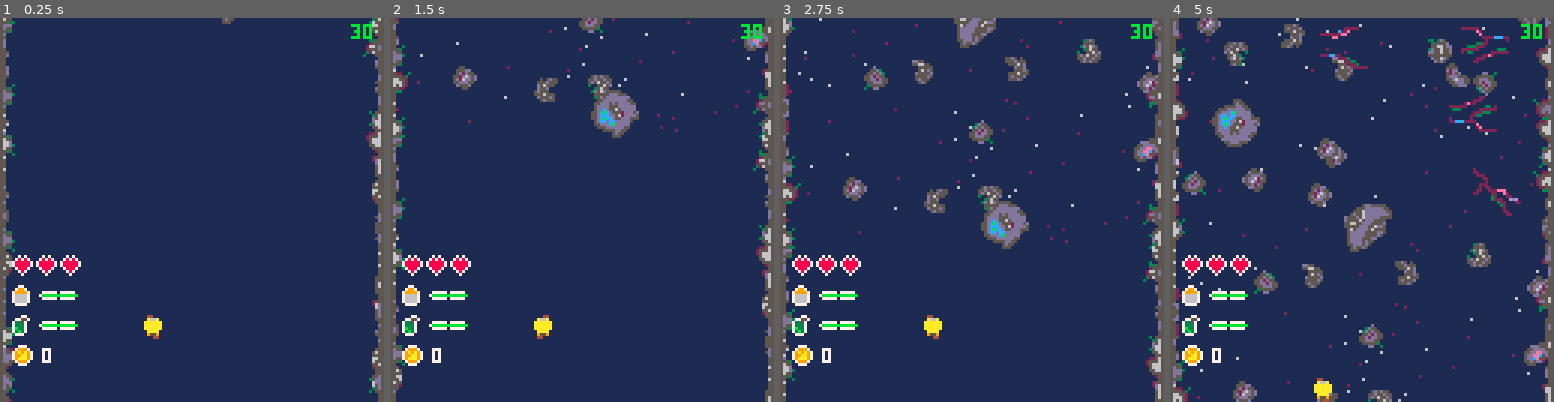
Above: before the commit, frames 1-4 (left to right).
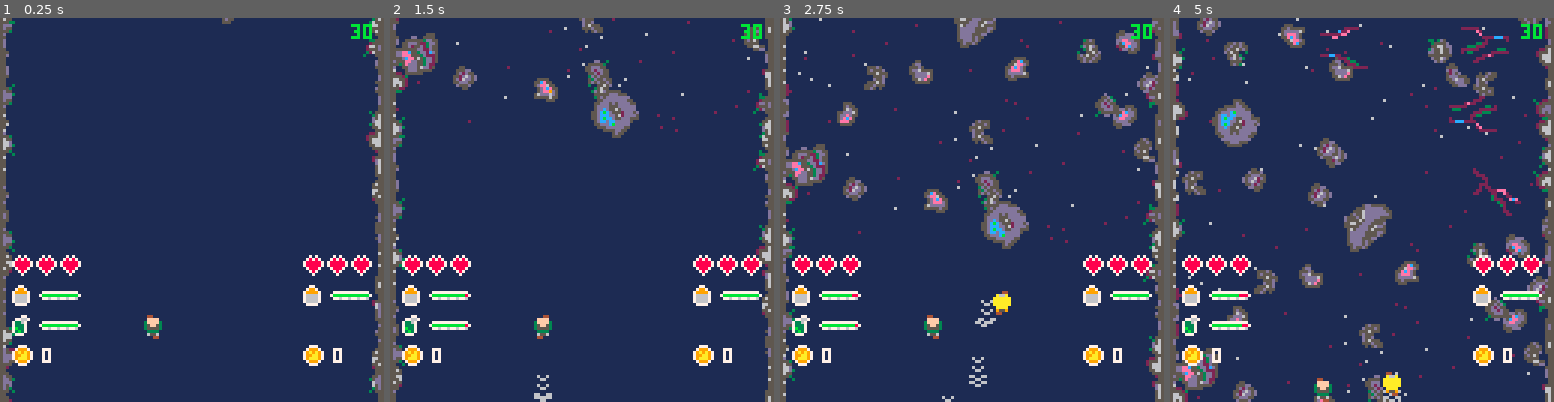
Above: after the commit, the same moments.

Repository: Mister-Oatbread/pico8_drg_game
Game: PICO-8 cartridge drg.p8
Two runs of this game, one before a commit and one after it. Both use one fixed random seed, a clock stepped at 60 frames per second and the inputs below.
Inputs:
- Up to frame 1 (0.25 s): no input
- Up to frame 2 (1.5 s): tap X (X key) at 0.33, 1.07 s; tap O (Z key) at 0.7 s
- Up to frame 3 (2.75 s): hold Right 1.6-2.1 s; tap O (Z key) at 1.7, 2.1, 2.5 s; tap X (X key) at 1.85 s; hold Up 2.15-2.42 s; hold Right from 2.47 s (still down)
- Up to frame 4 (5 s): tap O (Z key) every 0.4 s from 2.9 to 4.9 s; tap X (X key) at 2.97, 4.08 s; release Right at 3.03 s; hold Left 3.08-3.58 s; hold Down 3.63-3.97 s; hold Right 4.02-4.68 s; hold Up from 4.73 s (still down)

The runs differ from the first frame. In frame 1, 1.6% of the frame differs, in the area x 5-97%, y 61-91%; in frame 2, 3.5%; in frame 3, 5.9%; in frame 4, 6.2%, in the area x 0-99%, y 1-100%.

Commit message:
added controls for second player, still jank

Diff:
--- a/build.lua
+++ b/build.lua
@@ -840,6 +840,7 @@
 end
 function _update()
 difficulty=2
+coop=true
 points=0
 resource_spawn_rate=.01
 game_status="playing"
@@ -860,6 +861,7 @@
 resources.update()
 map.update()
 player_1.update()
+if coop then player_2.update() end
 game_logic.update()
 performance_monitor.register_load()
 end
@@ -873,9 +875,11 @@
 resources.draw()
 projectiles.draw()
 player_1.draw()
+if coop then player_2.draw() end
 map.draw_vines()
 map.draw_super_wall()
 hud.draw(player_1)
+if coop then hud.draw(player_2) end
 performance_monitor.register_load()
 performance_monitor.print_current()
 end
@@ -1106,16 +1110,16 @@
 rns=false}
 local was_mining=false
 local mined_since=0
-local playing_drill_sound
+local playing={drill_sound=false,gun_sound=false}
 local moving_frame=0
 local points=0
-local ammo=number==1 and 25 or 50
+local ammo=number==1 and 25 or 100
 local fuel=number==1 and 150 or 0
-local max_ammo=number==1 and 25 or 50
+local max_ammo=number==1 and 25 or 100
 local max_fuel=number==1 and 150 or 0
 local shots_fired=false
 local shot_delay_counter=0
-local max_shot_delay=3
+local max_shot_delay=number==1 and 3 or 1
 local health=3
 local max_health=3
 local is_hit=false
@@ -1131,13 +1135,14 @@
 add(collision_points.top,{x=0,y=0})
 end
 local function fetch_inputs()
-is.moving.up=btn(2,number)
-is.moving.down=btn(3,number)
-is.moving.left=btn(0,number)
-is.moving.right=btn(1,number)
-is.shooting=btn(5,number) and not btn(4,number)
-local drilling_button=btn(4,number) and not btn(5,number)
-is.rns=btn(3,number) and btn(4,number) and btn(5,number)
+local p=number-1
+is.moving.up=btn(2,p)
+is.moving.down=btn(3,p)
+is.moving.left=btn(0,p)
+is.moving.right=btn(1,p)
+is.shooting=btn(5,p) and not btn(4,p)
+local drilling_button=btn(4,p) and not btn(5,p)
+is.rns=btn(3,p) and btn(4,p) and btn(5,p)
 is.drilling=drilling_button and fuel>0
 local mining_button=drilling_button and fuel<=0
 is.mining=mining_button and not was_mining
@@ -1191,17 +1196,17 @@
 end
 local function mine()
 map.spawn_drilled_ground(53,x,y-2)
-sfx(-1,1)
-sfx(31,1)
+sfx(-1,number)
+sfx(31,number)
 end
 local function drill()
 if fuel>0 then
 map.spawn_drilled_ground(52,x,y-2)
 fuel-=1
-if not playing_drill_sound then
-sfx(-1,1)
-sfx(30,1)
-playing_drill_sound=true
+if not playing.drill_sound then
+sfx(-1,number)
+sfx(30,number)
+playing.drill_sound=true
 end
 end
 end
@@ -1209,11 +1214,17 @@
 if ammo > 0 then
 projectiles.fire_bullet(number)
 ammo-=1
-sfx(-1,2)
-sfx(34,2)
+if not playing.gun_sound and number==2 then
+sfx(-1,number)
+sfx(36,number)
+playing.gun_sound=true
+elseif number==1 then
+sfx(-1,number)
+sfx(34,number)
+end
 else
-sfx(-1,2)
-sfx(35,2)
+sfx(-1,number)
+sfx(35,number)
 end
 shots_fired=true
 end
@@ -1263,9 +1274,9 @@
 if is.drilling then
 drill()
 else
-if playing_drill_sound then
-sfx(-1,1)
-playing_drill_sound=false
+if playing.drill_sound then
+sfx(-1,number)
+playing.drill_sound=false
 end
 end
 if is.mining then mine() end
@@ -1274,7 +1285,14 @@
 else
 shots_fired=false
 shot_delay_counter=0
-if is.shooting then shoot() end
+if is.shooting then
+shoot()
+else
+if playing.gun_sound then
+sfx(-1,number)
+playing.gun_sound=false
+end
+end
 end
 end
 local function get_hitbox()
@@ -1329,6 +1347,14 @@
 local function draw_gun()
 pset(x+6,y,5)
 pset(x+6,y+1,5)
+if number==2 then
+pset(x+5,y,5)
+pset(x+7,y,5)
+pset(x+7,y+1,5)
+pset(x+7,y+2,5)
+pset(x+7,y+3,5)
+pset(x+7,y+4,5)
+end
 end
 local function draw_drills()
 pset(x+6,y,5)
@@ -1402,7 +1428,7 @@
 local spits=new_entity_container()
 local function update()
 for i=bullets.size(),1,-1 do
-bullets.get(i).y-=4
+bullets.get(i).y-=6
 if bullets.get(i).y<=91 then
 bullets.deletei(i)
 end
@@ -1477,7 +1503,7 @@
 end
 local function draw()
 for i=1,bullets.size() do
-spr(15,bullets.get(i).x, bullets.get(i).y)
+spr(29,bullets.get(i).x, bullets.get(i).y)
 end
 for i=1,spits.size() do
 spits.get(i).draw()
--- a/drg.p8
+++ b/drg.p8
@@ -262,8 +262,8 @@
 
 
 __gff__
-0000000000000000000000000000000000000000000000000000000000000000000000000000000000000000000000000000000000000000000000000000000000000000000001010101010100000000000000000000010101010101000000000000000001010000010101010000000000000000010100000101010100000000
-0000000000000000010100000000000000000000000000000101000000000000000000000000000001010000000000000000000000000000010100000000000000000000000000000000000000000000000000000000000000000000000000000000000000000000000000000000000000000000000000000000000000000000
+0000000000000000000000000000000000000000000000000000000000000000000000000000000000000000000000000000000000000000000000000000000000000000000101010101010100000000000000000001010101010101000000000000000001000000010101010000000000000000010000000101010100000000
+0000000000000000010101010000000000000000000000000101010100000000000000000000000000000000000000000000000000000000000000000000000000000000000000000000000000000000000000000000000000000000000000000000000000000000000000000000000000000000000000000000000000000000
 __map__
 0000000000000000000000000000000000000000000000000000000000000000000000000000000000000000000000000000000000000000000000000000000000000000000000000000000000000000000000000000000000000000000000000000000000000000000000000000000000000000000000000000000000000000
 0000000000000000000000000000000000000000000000000000000000000000000000000000000000000000000000000000000000000000000000000000000000000000000000000000000000000000000000000000000000000000000000000000000000000000000000000000000000000000000000000000000000000000
--- a/src/main.lua
+++ b/src/main.lua
@@ -16,6 +16,7 @@
 function _update()
     -- hacky stuff start
     difficulty=2
+    coop=true
     points=0
     resource_spawn_rate=.01
     game_status="playing"
@@ -41,6 +42,7 @@
     resources.update()
     map.update()
     player_1.update()
+    if coop then player_2.update() end
 
     game_logic.update()
 
@@ -57,9 +59,11 @@
     resources.draw()
     projectiles.draw()
     player_1.draw()
+    if coop then player_2.draw() end
     map.draw_vines()
     map.draw_super_wall()
     hud.draw(player_1)
+    if coop then hud.draw(player_2) end
 
     performance_monitor.register_load()
     performance_monitor.print_current()
--- a/src/player.lua
+++ b/src/player.lua
@@ -14,16 +14,16 @@
         rns=false}
     local was_mining=false
     local mined_since=0
-    local playing_drill_sound
+    local playing={drill_sound=false,gun_sound=false}
     local moving_frame=0
     local points=0
-    local ammo=number==1 and 25 or 50
+    local ammo=number==1 and 25 or 100
     local fuel=number==1 and 150 or 0
-    local max_ammo=number==1 and 25 or 50
+    local max_ammo=number==1 and 25 or 100
     local max_fuel=number==1 and 150 or 0
     local shots_fired=false
     local shot_delay_counter=0
-    local max_shot_delay=3
+    local max_shot_delay=number==1 and 3 or 1
     local health=3
     local max_health=3
     local is_hit=false
@@ -41,13 +41,14 @@
 
     -- checks inputs and writes them to the state of the player
     local function fetch_inputs()
-        is.moving.up=btn(2,number)
-        is.moving.down=btn(3,number)
-        is.moving.left=btn(0,number)
-        is.moving.right=btn(1,number)
-        is.shooting=btn(5,number) and not btn(4,number)
-        local drilling_button=btn(4,number) and not btn(5,number)
-        is.rns=btn(3,number) and btn(4,number) and btn(5,number)
+        local p=number-1
+        is.moving.up=btn(2,p)
+        is.moving.down=btn(3,p)
+        is.moving.left=btn(0,p)
+        is.moving.right=btn(1,p)
+        is.shooting=btn(5,p) and not btn(4,p)
+        local drilling_button=btn(4,p) and not btn(5,p)
+        is.rns=btn(3,p) and btn(4,p) and btn(5,p)
 
         is.drilling=drilling_button and fuel>0
         local mining_button=drilling_button and fuel<=0
@@ -110,18 +111,18 @@
 
     local function mine()
         map.spawn_drilled_ground(53,x,y-2)
-        sfx(-1,1)
-        sfx(31,1)
+        sfx(-1,number)
+        sfx(31,number)
     end
 
     local function drill()
         if fuel>0 then
             map.spawn_drilled_ground(52,x,y-2)
             fuel-=1
-            if not playing_drill_sound then
-                sfx(-1,1)
-                sfx(30,1)
-                playing_drill_sound=true
+            if not playing.drill_sound then
+                sfx(-1,number)
+                sfx(30,number)
+                playing.drill_sound=true
             end
             -- local drill_box=get_damaging_drills_hitbox()
             -- local creature_box,creature
@@ -140,11 +141,18 @@
         if ammo > 0 then
             projectiles.fire_bullet(number)
             ammo-=1
-            sfx(-1,2)
-            sfx(34,2)
+            if not playing.gun_sound and number==2 then
+                sfx(-1,number)
+                sfx(36,number)
+                playing.gun_sound=true
+            elseif number==1 then
+                sfx(-1,number)
+                sfx(34,number)
+            end
+
         else
-            sfx(-1,2)
-            sfx(35,2)
+            sfx(-1,number)
+            sfx(35,number)
         end
         shots_fired=true
     end
@@ -203,9 +211,9 @@
         if is.drilling then
             drill()
         else
-            if playing_drill_sound then
-                sfx(-1,1)
-                playing_drill_sound=false
+            if playing.drill_sound then
+                sfx(-1,number)
+                playing.drill_sound=false
             end
         end
         if is.mining then mine() end
@@ -217,7 +225,14 @@
             -- didn't shoot recently, check if player is firing
             shots_fired=false
             shot_delay_counter=0
-            if is.shooting then shoot() end
+            if is.shooting then
+                shoot()
+            else
+                if playing.gun_sound then
+                    sfx(-1,number)
+                    playing.gun_sound=false
+                end
+            end
         end
     end
 
@@ -286,6 +301,14 @@
     local function draw_gun()
         pset(x+6,y,5)
         pset(x+6,y+1,5)
+        if number==2 then
+            pset(x+5,y,5)
+            pset(x+7,y,5)
+            pset(x+7,y+1,5)
+            pset(x+7,y+2,5)
+            pset(x+7,y+3,5)
+            pset(x+7,y+4,5)
+        end
     end
 
     local function draw_drills()
--- a/src/projectiles.lua
+++ b/src/projectiles.lua
@@ -7,7 +7,7 @@
 
     local function update()
         for i=bullets.size(),1,-1 do
-            bullets.get(i).y-=4
+            bullets.get(i).y-=6
             if bullets.get(i).y<=91 then
                 bullets.deletei(i)
             end
@@ -97,7 +97,7 @@
 
     local function draw()
         for i=1,bullets.size() do
-            spr(15,bullets.get(i).x, bullets.get(i).y)
+            spr(29,bullets.get(i).x, bullets.get(i).y)
         end
         for i=1,spits.size() do
             spits.get(i).draw()
Not shown, changed: 78 lines of the sprite sheet (__gfx__) section of drg.p8
Not shown, changed: the sound effects (__sfx__) section of drg.p8
